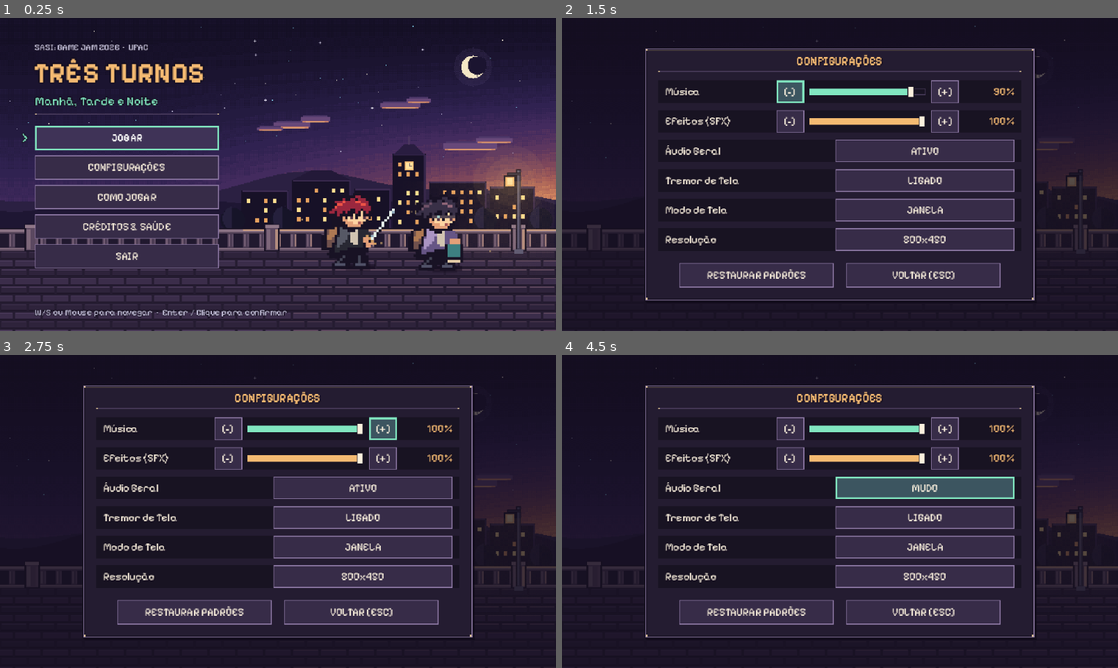
Above: before the commit, frames 1-4 (two rows, left to right).
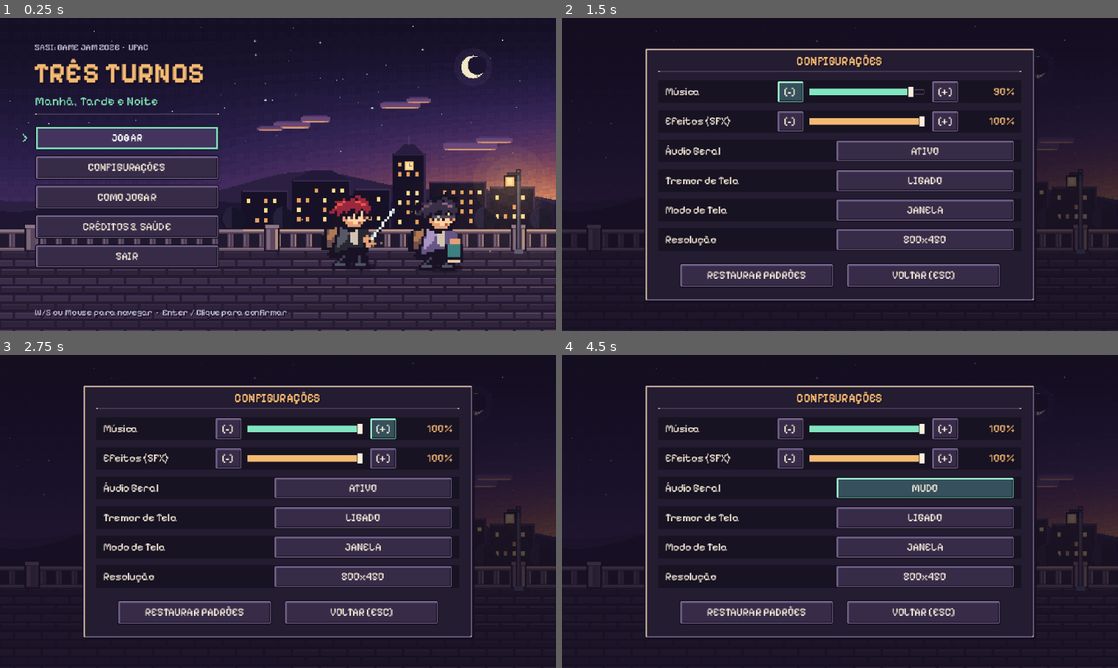
Above: after the commit, the same moments.

Repository: Honorato1337/sasi-game-jam-2026
Game: Godot game, scene res://scenes/levels/arena.tscn
Two runs of this game, one before a commit and one after it. Both use one fixed random seed, a clock stepped at 60 frames per second and the inputs below.
Inputs:
- Up to frame 1 (0.25 s): no input
- Up to frame 2 (1.5 s): click "CONFIGURAÇÕES" at 0.5 s; click "[-]" at 1.25 s
- Up to frame 3 (2.75 s): click "[+]" at 2 s
- Up to frame 4 (4.5 s): click "[-]" at 2.75 s; click "[+]" at 3.5 s; click "ATIVO" at 4.25 s

The runs differ from the first frame. In frame 1, 3.2% of the frame differs, in the area x 4-52%, y 18-96%; in frame 2, 4.6%; in frame 3, 4.6%; in frame 4, 4.7%, in the area x 15-85%, y 9-91%.

Commit message:
style: add 9-slice pixelated UI borders and remove black title outline

Diff:
--- a/sasi-game-jam-2026/scenes/objects/care_station.gd
+++ b/sasi-game-jam-2026/scenes/objects/care_station.gd
@@ -101,8 +101,12 @@
 	var width: float = ceilf(font.get_string_size(prompt, HORIZONTAL_ALIGNMENT_LEFT, -1, 11).x)
 	var origin := Vector2(-ceilf(width / 2.0), -38)
 	var box := Rect2(origin - Vector2(5, 12), Vector2(width + 10, 17))
-	_badge.draw_rect(box, Color("#1e1729"))
-	_badge.draw_rect(box, Color("#e8b875"), false, 1.0)
+	_badge.draw_rect(Rect2(box.position + Vector2(1, 0), box.size - Vector2(2, 0)), Color("#181322"))
+	_badge.draw_rect(Rect2(box.position + Vector2(0, 1), box.size - Vector2(0, 2)), Color("#181322"))
+	_badge.draw_rect(Rect2(box.position + Vector2(2, 1), Vector2(box.size.x - 4, 1)), Color("#e8b875"))
+	_badge.draw_rect(Rect2(box.position + Vector2(2, box.size.y - 2), Vector2(box.size.x - 4, 1)), Color("#e8b875"))
+	_badge.draw_rect(Rect2(box.position + Vector2(1, 2), Vector2(1, box.size.y - 4)), Color("#e8b875"))
+	_badge.draw_rect(Rect2(box.position + Vector2(box.size.x - 2, 2), Vector2(1, box.size.y - 4)), Color("#e8b875"))
 	_badge.draw_string(font, origin, prompt, HORIZONTAL_ALIGNMENT_LEFT, -1, 11, Color("#fff2ce"))
 
 
--- a/sasi-game-jam-2026/scenes/ui/retro_window.gd
+++ b/sasi-game-jam-2026/scenes/ui/retro_window.gd
@@ -15,6 +15,8 @@
 const MINT: Color = Color("#81e6c0")
 const GOLD: Color = Color("#f4ba72")
 
+static var _box_cache: Dictionary[String, StyleBoxTexture] = {}
+
 
 static func style(fill: Color, border: Color, width: int = 1) -> StyleBoxFlat:
 	var box: StyleBoxFlat = StyleBoxFlat.new()
@@ -22,6 +24,134 @@
 	box.border_color = border
 	box.set_border_width_all(width)
 	box.anti_aliasing = false
+	return box
+
+
+static func pixel_panel_box(fill: Color, border: Color, highlight: Color,
+		shadow_bevel: Color) -> StyleBoxTexture:
+	var key: String = "panel_%s_%s_%s_%s" % [fill.to_html(), border.to_html(), highlight.to_html(), shadow_bevel.to_html()]
+	if _box_cache.has(key):
+		return _box_cache[key]
+	var img: Image = Image.create_empty(16, 16, false, Image.FORMAT_RGBA8)
+	img.fill_rect(Rect2i(4, 4, 8, 8), fill)
+	img.fill_rect(Rect2i(3, 3, 10, 10), INK)
+	img.fill_rect(Rect2i(4, 4, 8, 8), fill)
+	img.fill_rect(Rect2i(2, 2, 12, 1), highlight)
+	img.fill_rect(Rect2i(2, 2, 1, 12), highlight)
+	img.fill_rect(Rect2i(3, 13, 11, 1), shadow_bevel)
+	img.fill_rect(Rect2i(13, 3, 1, 11), shadow_bevel)
+	for stud: Vector2i in [Vector2i(2, 2), Vector2i(13, 2), Vector2i(2, 13), Vector2i(13, 13)]:
+		img.set_pixelv(stud, highlight)
+	img.fill_rect(Rect2i(2, 1, 12, 1), border)
+	img.fill_rect(Rect2i(2, 14, 12, 1), border)
+	img.fill_rect(Rect2i(1, 2, 1, 12), border)
+	img.fill_rect(Rect2i(14, 2, 1, 12), border)
+	img.fill_rect(Rect2i(2, 0, 12, 1), INK)
+	img.fill_rect(Rect2i(2, 15, 12, 1), INK)
+	img.fill_rect(Rect2i(0, 2, 1, 12), INK)
+	img.fill_rect(Rect2i(15, 2, 1, 12), INK)
+	for corner: Vector2i in [Vector2i(1, 1), Vector2i(14, 1), Vector2i(1, 14), Vector2i(14, 14)]:
+		img.set_pixelv(corner, INK)
+	var box: StyleBoxTexture = _make_texture_box(img, 5.0, 0.0, 0.0)
+	_box_cache[key] = box
+	return box
+
+
+static func pixel_button_box(fill: Color, border: Color, highlight: Color,
+		shadow_bevel: Color, pressed: bool = false) -> StyleBoxTexture:
+	var key: String = "btn_%s_%s_%s_%s_%s" % [fill.to_html(), border.to_html(), highlight.to_html(), shadow_bevel.to_html(), pressed]
+	if _box_cache.has(key):
+		return _box_cache[key]
+	var img: Image = Image.create_empty(16, 16, false, Image.FORMAT_RGBA8)
+	var top_left: Color = shadow_bevel if pressed else highlight
+	var bottom_right: Color = highlight if pressed else shadow_bevel
+	img.fill_rect(Rect2i(3, 3, 10, 10), fill)
+	img.fill_rect(Rect2i(2, 2, 12, 1), top_left)
+	img.fill_rect(Rect2i(2, 2, 1, 12), top_left)
+	img.fill_rect(Rect2i(3, 13, 11, 1), bottom_right)
+	img.fill_rect(Rect2i(13, 3, 1, 11), bottom_right)
+	img.fill_rect(Rect2i(2, 1, 12, 1), border)
+	img.fill_rect(Rect2i(2, 14, 12, 1), border)
+	img.fill_rect(Rect2i(1, 2, 1, 12), border)
+	img.fill_rect(Rect2i(14, 2, 1, 12), border)
+	img.fill_rect(Rect2i(1, 0, 14, 1), INK)
+	img.fill_rect(Rect2i(1, 15, 14, 1), INK)
+	img.fill_rect(Rect2i(0, 1, 1, 14), INK)
+	img.fill_rect(Rect2i(15, 1, 1, 14), INK)
+	for notch: Vector2i in [Vector2i(1, 1), Vector2i(14, 1), Vector2i(1, 14), Vector2i(14, 14)]:
+		img.set_pixelv(notch, INK)
+	var box: StyleBoxTexture = _make_texture_box(img, 4.0, 4.0, 2.0)
+	_box_cache[key] = box
+	return box
+
+
+static func pixel_focus_box(border: Color) -> StyleBoxTexture:
+	var key: String = "focus_%s" % border.to_html()
+	if _box_cache.has(key):
+		return _box_cache[key]
+	var img: Image = Image.create_empty(16, 16, false, Image.FORMAT_RGBA8)
+	img.fill_rect(Rect2i(2, 0, 12, 1), INK)
+	img.fill_rect(Rect2i(2, 15, 12, 1), INK)
+	img.fill_rect(Rect2i(0, 2, 1, 12), INK)
+	img.fill_rect(Rect2i(15, 2, 1, 12), INK)
+	img.fill_rect(Rect2i(1, 1, 14, 2), border)
+	img.fill_rect(Rect2i(1, 13, 14, 2), border)
+	img.fill_rect(Rect2i(1, 1, 2, 14), border)
+	img.fill_rect(Rect2i(13, 1, 2, 14), border)
+	img.fill_rect(Rect2i(3, 3, 10, 10), Color(0, 0, 0, 0))
+	var box: StyleBoxTexture = _make_texture_box(img, 4.0, 0.0, 0.0)
+	_box_cache[key] = box
+	return box
+
+
+static func pixel_card_box(fill: Color, border: Color) -> StyleBoxTexture:
+	var key: String = "card_%s_%s" % [fill.to_html(), border.to_html()]
+	if _box_cache.has(key):
+		return _box_cache[key]
+	var img: Image = Image.create_empty(12, 12, false, Image.FORMAT_RGBA8)
+	img.fill_rect(Rect2i(2, 2, 8, 8), fill)
+	img.fill_rect(Rect2i(2, 1, 8, 1), border)
+	img.fill_rect(Rect2i(2, 10, 8, 1), border)
+	img.fill_rect(Rect2i(1, 2, 1, 8), border)
+	img.fill_rect(Rect2i(10, 2, 1, 8), border)
+	img.fill_rect(Rect2i(1, 0, 10, 1), INK)
+	img.fill_rect(Rect2i(1, 11, 10, 1), INK)
+	img.fill_rect(Rect2i(0, 1, 1, 10), INK)
+	img.fill_rect(Rect2i(11, 1, 1, 10), INK)
+	for notch: Vector2i in [Vector2i(1, 1), Vector2i(10, 1), Vector2i(1, 10), Vector2i(10, 10)]:
+		img.set_pixelv(notch, INK)
+	var box: StyleBoxTexture = _make_texture_box(img, 3.0, 1.0, 1.0)
+	_box_cache[key] = box
+	return box
+
+
+static func _pixel_meter_fill_box(color: Color) -> StyleBoxTexture:
+	var key: String = "mfill_%s" % color.to_html()
+	if _box_cache.has(key):
+		return _box_cache[key]
+	var img: Image = Image.create_empty(4, 6, false, Image.FORMAT_RGBA8)
+	img.fill(color)
+	img.fill_rect(Rect2i(0, 0, 4, 1), color.lightened(0.26))
+	var box: StyleBoxTexture = _make_texture_box(img, 1.0, 0.0, 0.0)
+	_box_cache[key] = box
+	return box
+
+
+static func _make_texture_box(img: Image, margin: float, pad_x: float,
+		pad_y: float) -> StyleBoxTexture:
+	var tex: ImageTexture = ImageTexture.create_from_image(img)
+	var box: StyleBoxTexture = StyleBoxTexture.new()
+	box.texture = tex
+	box.texture_margin_left = margin
+	box.texture_margin_right = margin
+	box.texture_margin_top = margin
+	box.texture_margin_bottom = margin
+	box.content_margin_left = pad_x
+	box.content_margin_right = pad_x
+	box.content_margin_top = pad_y
+	box.content_margin_bottom = pad_y
+	box.axis_stretch_horizontal = StyleBoxTexture.AXIS_STRETCH_MODE_TILE
+	box.axis_stretch_vertical = StyleBoxTexture.AXIS_STRETCH_MODE_TILE
 	return box
 
 
@@ -64,24 +194,23 @@
 	frame.mouse_filter = Control.MOUSE_FILTER_IGNORE
 	frame.add_theme_stylebox_override(&"panel", StyleBoxEmpty.new())
 	place(frame, parent, rect)
-	block(frame, Rect2(Vector2(2, 2), rect.size), Color(0.05, 0.03, 0.09, 0.65))
+	var shadow_color: Color = Color(0.05, 0.03, 0.09, 0.55)
+	var drop: Panel = Panel.new()
+	drop.mouse_filter = Control.MOUSE_FILTER_IGNORE
+	drop.texture_filter = CanvasItem.TEXTURE_FILTER_NEAREST
+	drop.add_theme_stylebox_override(&"panel", pixel_card_box(shadow_color, shadow_color))
+	place(drop, frame, Rect2(Vector2(2, 2), rect.size))
 	var shell: Panel = Panel.new()
 	shell.mouse_filter = Control.MOUSE_FILTER_IGNORE
-	shell.add_theme_stylebox_override(&"panel", style(GOLD if highlight else FRAME, INK, 1))
+	shell.texture_filter = CanvasItem.TEXTURE_FILTER_NEAREST
+	var box: StyleBoxTexture = pixel_panel_box(
+		BODY_HUD if translucent else BODY,
+		GOLD if highlight else FRAME,
+		GOLD.lightened(0.22) if highlight else BEVEL_LIGHT,
+		Color("#8a5f3c") if highlight else BEVEL_DARK
+	)
+	shell.add_theme_stylebox_override(&"panel", box)
 	place(shell, frame, Rect2(Vector2.ZERO, rect.size))
-	var inner: Panel = Panel.new()
-	inner.mouse_filter = Control.MOUSE_FILTER_IGNORE
-	inner.add_theme_stylebox_override(&"panel", style(BODY_HUD if translucent else BODY, INK, 1))
-	place(inner, frame, Rect2(Vector2(2, 2), rect.size - Vector2(4, 4)))
-	var accent: Color = GOLD if highlight else BEVEL_LIGHT
-	block(frame, Rect2(3, 3, maxf(0.0, rect.size.x - 6), 1), Color(accent, 0.45))
-	for corner: Vector2 in [
-		Vector2(2, 2),
-		Vector2(rect.size.x - 4, 2),
-		Vector2(2, rect.size.y - 4),
-		Vector2(rect.size.x - 4, rect.size.y - 4),
-	]:
-		block(frame, Rect2(corner, Vector2(2, 2)), accent)
 	return frame
 
 
@@ -106,6 +235,7 @@
 	action.text = content
 	action.mouse_default_cursor_shape = Control.CURSOR_POINTING_HAND
 	action.focus_mode = Control.FOCUS_NONE
+	action.texture_filter = CanvasItem.TEXTURE_FILTER_NEAREST
 	action.add_theme_font_size_override(&"font_size", 12)
 	action.add_theme_color_override(&"font_color", CREAM)
 	action.add_theme_color_override(&"font_hover_color", CREAM)
@@ -113,10 +243,14 @@
 	action.add_theme_color_override(&"font_shadow_color", Color(0.08, 0.05, 0.12, 0.85))
 	action.add_theme_constant_override(&"shadow_offset_x", 1)
 	action.add_theme_constant_override(&"shadow_offset_y", 1)
-	action.add_theme_stylebox_override(&"normal", style(TITLE, FRAME, 1))
-	action.add_theme_stylebox_override(&"hover", style(Color("#3c5560"), MINT, 2))
-	action.add_theme_stylebox_override(&"pressed", style(BODY, GOLD, 2))
-	action.add_theme_stylebox_override(&"disabled", style(INK, BEVEL_DARK, 1))
+	action.add_theme_stylebox_override(&"normal",
+			pixel_button_box(TITLE, FRAME, Color("#6b5984"), Color("#221a2e"), false))
+	action.add_theme_stylebox_override(&"hover",
+			pixel_button_box(Color("#36505c"), MINT, Color("#b0f7dc"), Color("#20343d"), false))
+	action.add_theme_stylebox_override(&"pressed",
+			pixel_button_box(BODY, GOLD, Color("#ffe29c"), Color("#8c5e35"), true))
+	action.add_theme_stylebox_override(&"disabled",
+			pixel_button_box(INK, BEVEL_DARK, Color("#342a42"), INK, false))
 	place(action, parent, rect)
 	return action
 
@@ -126,8 +260,9 @@
 	bar.show_percentage = false
 	bar.step = 0.0
 	bar.mouse_filter = Control.MOUSE_FILTER_IGNORE
-	bar.add_theme_stylebox_override(&"background", style(INK, BEVEL_DARK, 1))
-	bar.add_theme_stylebox_override(&"fill", style(color, color, 0))
+	bar.texture_filter = CanvasItem.TEXTURE_FILTER_NEAREST
+	bar.add_theme_stylebox_override(&"background", pixel_card_box(INK, BEVEL_DARK))
+	bar.add_theme_stylebox_override(&"fill", _pixel_meter_fill_box(color))
 	place(bar, parent, rect)
 	return bar
 
@@ -139,7 +274,8 @@
 	bar.step = 5.0
 	bar.focus_mode = Control.FOCUS_NONE
 	bar.mouse_default_cursor_shape = Control.CURSOR_POINTING_HAND
-	var track: StyleBoxFlat = style(INK, BEVEL_DARK, 1)
+	bar.texture_filter = CanvasItem.TEXTURE_FILTER_NEAREST
+	var track: StyleBoxTexture = pixel_card_box(INK, BEVEL_DARK)
 	track.content_margin_top = 4
 	track.content_margin_bottom = 4
 	var filled: StyleBoxFlat = style(fill_color, fill_color, 0)
@@ -159,6 +295,8 @@
 
 static func _grabber_texture(fill: Color) -> ImageTexture:
 	var img: Image = Image.create_empty(8, 14, false, Image.FORMAT_RGBA8)
-	img.fill(INK)
+	img.fill_rect(Rect2i(1, 0, 6, 14), INK)
+	img.fill_rect(Rect2i(0, 1, 8, 12), INK)
 	img.fill_rect(Rect2i(1, 1, 6, 12), fill)
+	img.fill_rect(Rect2i(2, 1, 4, 1), fill.lightened(0.25))
 	return ImageTexture.create_from_image(img)
--- a/sasi-game-jam-2026/scenes/ui/story_dialog.gd
+++ b/sasi-game-jam-2026/scenes/ui/story_dialog.gd
@@ -21,7 +21,8 @@
 	var panel: Panel = Retro.panel(self, Rect2(48, 260, 544, 88), true, false)
 	var portrait_frame: Panel = Panel.new()
 	portrait_frame.mouse_filter = Control.MOUSE_FILTER_IGNORE
-	portrait_frame.add_theme_stylebox_override(&"panel", Retro.style(Retro.INK, Retro.FRAME, 1))
+	portrait_frame.texture_filter = CanvasItem.TEXTURE_FILTER_NEAREST
+	portrait_frame.add_theme_stylebox_override(&"panel", Retro.pixel_card_box(Retro.INK, Retro.FRAME))
 	Retro.place(portrait_frame, panel, Rect2(12, 11, 64, 66))
 	var portrait: TextureRect = TextureRect.new()
 	portrait.expand_mode = TextureRect.EXPAND_IGNORE_SIZE
--- a/sasi-game-jam-2026/scenes/ui/title_end_screens.gd
+++ b/sasi-game-jam-2026/scenes/ui/title_end_screens.gd
@@ -87,17 +87,21 @@
 	_character_actor(_title_window, Rect2(364, 198, 96, 96), STUDENT_SHEET, 8, _student_atlas)
 	_character_actor(_title_window, Rect2(464, 200, 96, 96), CLASSMATE_SHEET, 2, _classmate_atlas)
 
-	_outlined_label(_title_window, Rect2(40, 26, 240, 16), "SASI: GAME JAM 2026  •  UFAC",
-			10, Retro.MUTED, 3)
-	var hero: Label = _outlined_label(_title_window, Rect2(38, 44, 290, 40), "TRÊS TURNOS", 32, Retro.GOLD, 6)
+	Retro.label(_title_window, Rect2(40, 26, 240, 16), "SASI: GAME JAM 2026  •  UFAC",
+			10, Retro.MUTED)
+	var hero: Label = Retro.label(_title_window, Rect2(38, 44, 290, 40), "TRÊS TURNOS", 32, Retro.GOLD)
 	hero.add_theme_font_override(&"font", Retro.FONT_BOLD)
-	_outlined_label(_title_window, Rect2(40, 86, 250, 20), "Manhã, Tarde e Noite",
-			14, Retro.MINT, 4)
+	hero.add_theme_color_override(&"font_shadow_color", Color(0.08, 0.05, 0.12, 0.72))
+	hero.add_theme_constant_override(&"shadow_offset_x", 2)
+	hero.add_theme_constant_override(&"shadow_offset_y", 2)
+	Retro.label(_title_window, Rect2(40, 86, 250, 20), "Manhã, Tarde e Noite",
+			14, Retro.MINT)
 	Retro.divider(_title_window, Rect2(40, 110, 212, 1))
 
 	var play: Button = _action(_title_window, Rect2(40, 124, 212, 28), "JOGAR",
 			GameManager.start_new_run)
-	play.add_theme_stylebox_override(&"normal", Retro.style(Color("#3f3357"), Retro.GOLD, 1))
+	play.add_theme_stylebox_override(&"normal",
+			Retro.pixel_button_box(Color("#43345e"), Retro.GOLD, Color("#ffe29c"), Color("#8c5e35"), false))
 	play.add_theme_font_override(&"font", Retro.FONT_BOLD)
 
 	var settings: Button = _action(_title_window, Rect2(40, 158, 212, 28), "CONFIGURAÇÕES")
@@ -112,10 +116,10 @@
 	if not OS.has_feature("web"):
 		_quit_button = _action(_title_window, Rect2(40, 260, 212, 28), "SAIR", get_tree().quit)
 
-	_cursor = _outlined_label(_title_window, Rect2(24, 124, 14, 28), ">", 12, Retro.MINT, 3)
+	_cursor = Retro.label(_title_window, Rect2(24, 124, 14, 28), ">", 12, Retro.MINT)
 	_cursor.add_theme_font_override(&"font", Retro.FONT_BOLD)
-	_outlined_label(_title_window, Rect2(40, 330, 340, 18),
-			"W/S ou Mouse para navegar  •  Enter / Clique para confirmar", 10, Retro.MUTED, 3)
+	Retro.label(_title_window, Rect2(40, 330, 340, 18),
+			"W/S ou Mouse para navegar  •  Enter / Clique para confirmar", 10, Retro.MUTED)
 
 
 func _character_actor(parent: Control, rect: Rect2, sheet: Texture2D, frame_count: int,
@@ -129,15 +133,6 @@
 	actor.expand_mode = TextureRect.EXPAND_IGNORE_SIZE
 	actor.mouse_filter = Control.MOUSE_FILTER_IGNORE
 	Retro.place(actor, parent, rect)
-
-
-func _outlined_label(parent: Control, rect: Rect2, content: String, font_size: int,
-		color: Color, outline: int) -> Label:
-	var label_node: Label = Retro.label(parent, rect, content, font_size, color,
-			HORIZONTAL_ALIGNMENT_LEFT, false)
-	label_node.add_theme_color_override(&"font_outline_color", Color("#140e1f"))
-	label_node.add_theme_constant_override(&"outline_size", outline)
-	return label_node
 
 
 func _draw_title_fx() -> void:
@@ -294,7 +289,8 @@
 	_end_message = _centered(_end_window, 74, 40, "", 13, Retro.CREAM)
 	var stats_box: Panel = Panel.new()
 	stats_box.mouse_filter = Control.MOUSE_FILTER_IGNORE
-	stats_box.add_theme_stylebox_override(&"panel", Retro.style(Retro.INK, Retro.BEVEL_DARK, 1))
+	stats_box.texture_filter = CanvasItem.TEXTURE_FILTER_NEAREST
+	stats_box.add_theme_stylebox_override(&"panel", Retro.pixel_card_box(Retro.INK, Retro.BEVEL_DARK))
 	Retro.place(stats_box, _end_window, Rect2(16, 124, 418, 28))
 	_stats = _centered(_end_window, 124, 28, "", 12, Retro.GOLD)
 	_action(_end_window, Rect2(16, 172, 236, 31), "JOGAR NOVAMENTE [ENTER]", GameManager.start_new_run)
@@ -317,9 +313,7 @@
 func _action(parent: Panel, rect: Rect2, caption: String, callback: Callable = Callable()) -> Button:
 	var button: Button = Retro.button(parent, rect, caption)
 	button.focus_mode = Control.FOCUS_ALL
-	var focus: StyleBoxFlat = Retro.style(Color.TRANSPARENT, Retro.MINT, 2)
-	focus.draw_center = false
-	button.add_theme_stylebox_override(&"focus", focus)
+	button.add_theme_stylebox_override(&"focus", Retro.pixel_focus_box(Retro.MINT))
 	_buttons[parent].append(button)
 	button.mouse_entered.connect(_on_button_hovered.bind(button))
 	button.pressed.connect(_on_button_cue.bind(button))
Not shown, changed: CREDITS_AND_AI.md
Not shown, changed: TASKS.md
